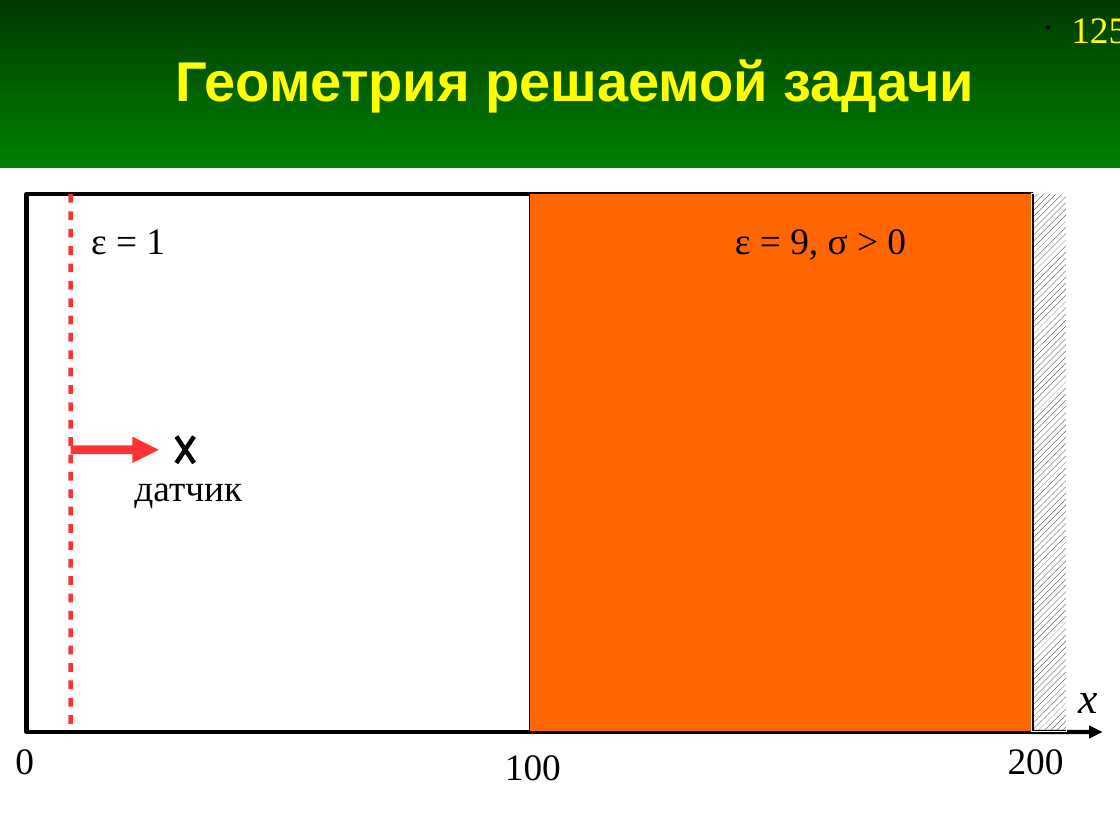
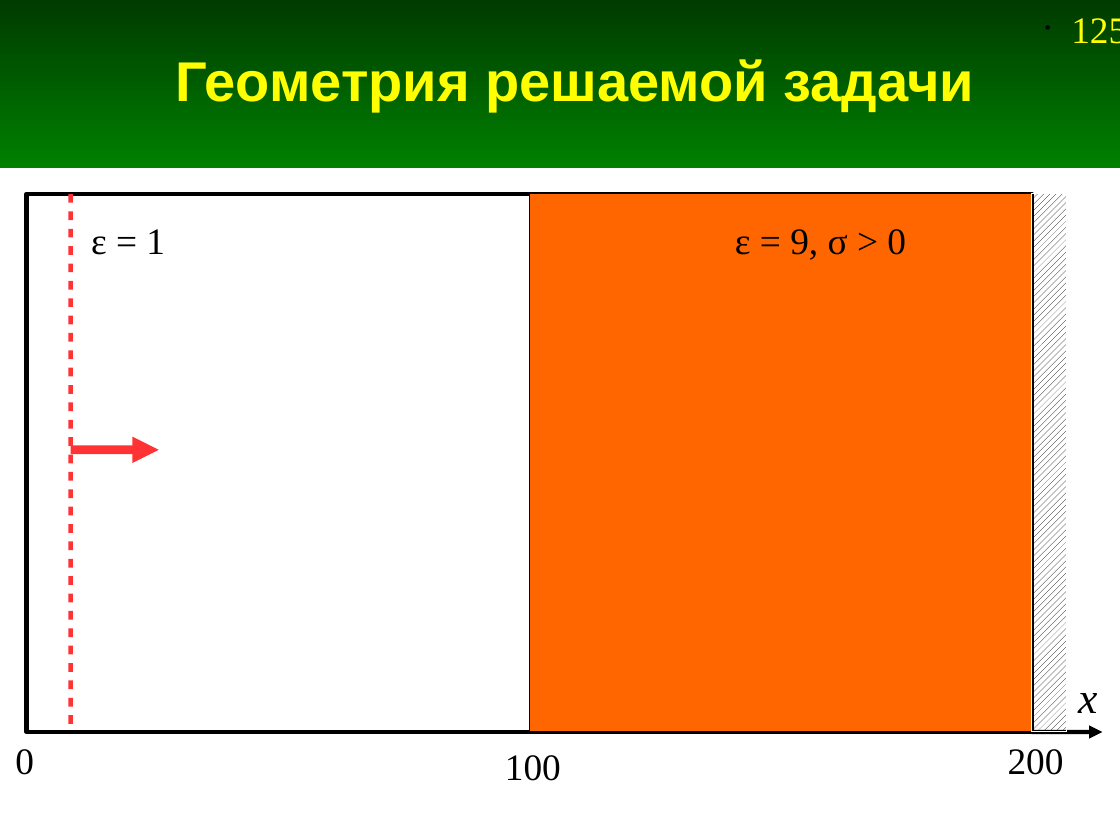
Before and after one commit to andris0147sv/modelling, a slide deck: slide 125 of presentations/2. FDTD.odp. Drawn at 1120x840 pixels with LibreOffice and Linux fonts; fonts in the diff are those of the drawing. Boxes give left, top, right and bottom in pixels: in the first picture for what was removed or moved away, otherwise in the second. Text is boxed around its words. In the diff, an @@ line names an element or a change of style, - is before the commit and + after.

```diff
--- a/presentations/2. FDTD.odp
+++ b/presentations/2. FDTD.odp
@@ line removed from (176, 437) to (194, 463) @@
@@ line removed from (194, 437) to (176, 463) @@
@@ text removed at (134, 483, 242, 508) @@
-датчик
```
Also in this commit, not shown: 18 other slides changed, 2 slides added, 2 slides removed, 1 other file.
